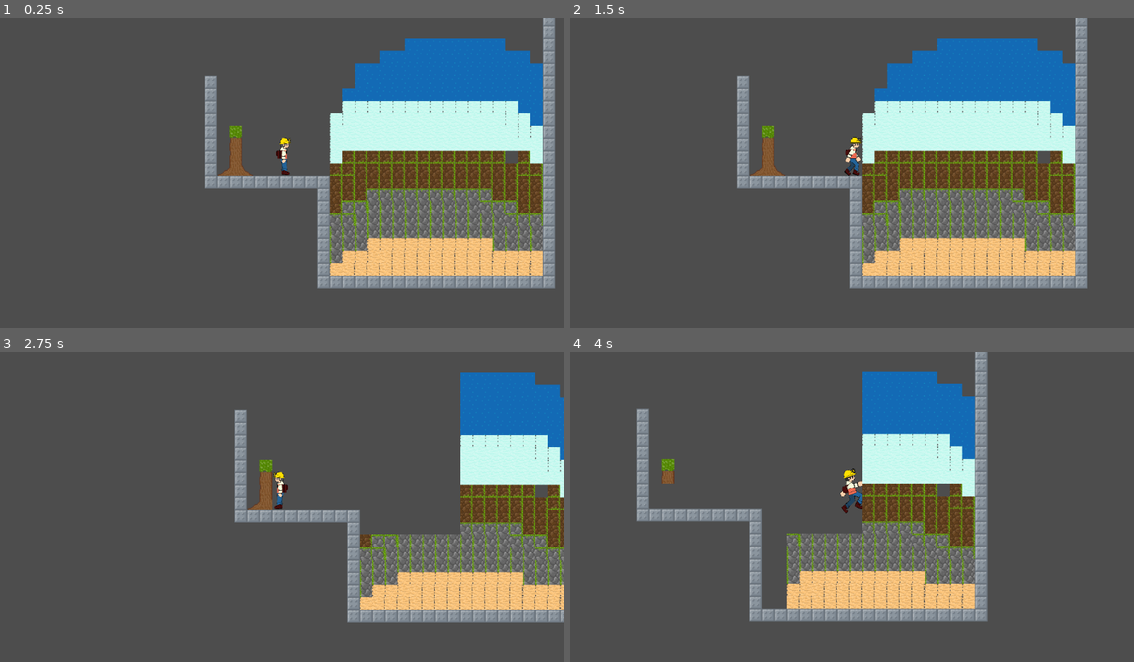
Above: before the commit, frames 1-4 (two rows, left to right).
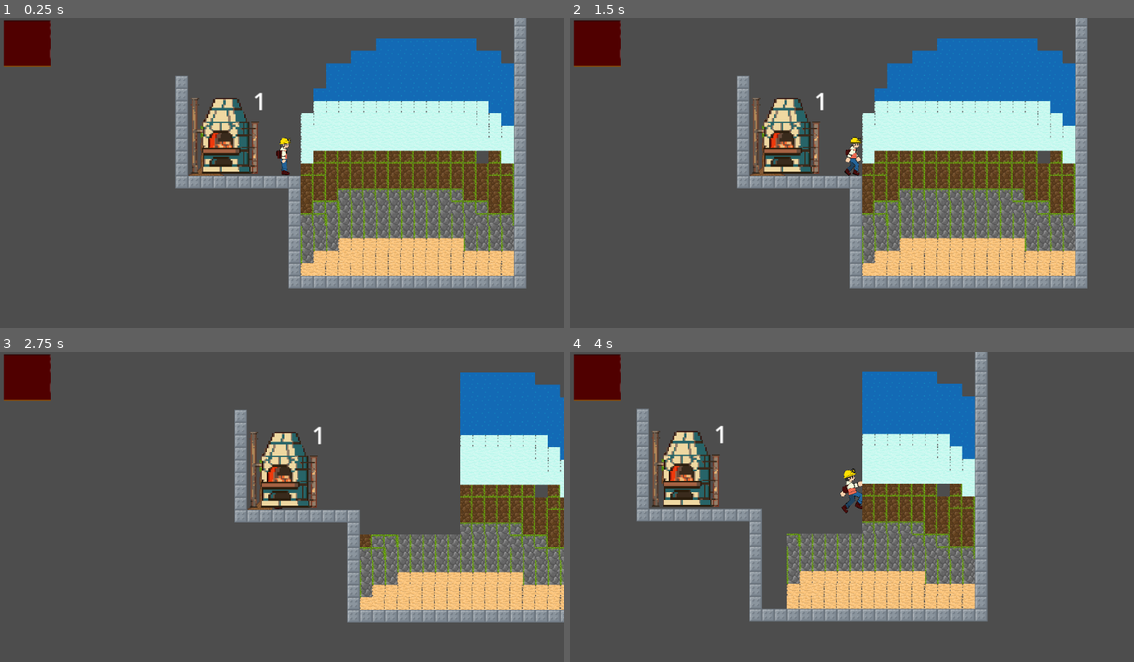
Above: after the commit, the same moments.

Repository: kangurm/Blockbuster
Game: Godot game, scene res://scenes/grid-test.tscn
Same seed, same stepped clock (60 frames per second), same inputs: the game is played once before the commit and once after it.
Inputs (mouse positions are in pixels of both pictures, inside the frame that each line leads up to):
- Up to frame 1 (0.25 s): no input
- Up to frame 2 (1.5 s): tap Enter (ui_accept) at 0.5, 0.77 s; move the mouse to (976, 160) at 0.52 s; hold Right (ui_right) from 0.53 s (still down); click (976, 160) at 0.6 s; move the mouse to (739, 191) at 1.27 s; click (739, 191) at 1.35 s
- Up to frame 3 (2.75 s): tap Enter (ui_accept) at 1.52 s; move the mouse to (338, 441) at 2.02 s; release Right (ui_right) at 2.03 s; hold Left (ui_left) from 2.03 s (still down); click (338, 441) at 2.1 s
- Up to frame 4 (4 s): move the mouse to (823, 572) at 2.77 s; release Left (ui_left) at 2.78 s; hold Right (ui_right) from 2.78 s (still down); click (823, 572) at 2.85 s; tap Enter (ui_accept) at 3.02, 3.77 s; move the mouse to (1021, 556) at 3.52 s; click (1021, 556) at 3.6 s

The runs differ from the first frame. In frame 1, 23% of the frame differs, in the area x 0-99%, y 0-88%; in frame 2, 3.6%; in frame 3, 3.6%; in frame 4, 3.6%.

Commit message:
New refinery

Diff:
--- /dev/null
+++ b/Player/HUD/HUD.tscn
@@ -0,0 +1,41 @@
+[gd_scene load_steps=4 format=3 uid="uid://chqcgd8hvxin2"]
+
+[ext_resource type="Texture2D" uid="uid://u7pniw1ve0nk" path="res://placeholder.png" id="1_fn0lx"]
+
+[sub_resource type="AtlasTexture" id="AtlasTexture_1fdct"]
+resource_name = "TextureAtlas"
+atlas = ExtResource("1_fn0lx")
+region = Rect2(0, 32, 16, 16)
+
+[sub_resource type="AtlasTexture" id="AtlasTexture_epeah"]
+resource_name = "block2"
+atlas = ExtResource("1_fn0lx")
+region = Rect2(0, 16, 16, 16)
+
+[node name="HUD" type="Node2D"]
+
+[node name="CanvasLayer" type="CanvasLayer" parent="."]
+
+[node name="Control" type="Control" parent="CanvasLayer"]
+layout_mode = 3
+anchors_preset = 0
+offset_left = -8.0
+offset_right = -8.0
+
+[node name="HFlowContainer" type="HFlowContainer" parent="CanvasLayer/Control"]
+layout_mode = 0
+offset_left = 18.0
+offset_top = 5.0
+offset_right = 58.0
+offset_bottom = 45.0
+scale = Vector2(1, 0.990817)
+
+[node name="Sprite2D" type="Sprite2D" parent="CanvasLayer/Control/HFlowContainer"]
+position = Vector2(46, 48)
+scale = Vector2(5.96381, 5.96381)
+texture = SubResource("AtlasTexture_1fdct")
+
+[node name="Sprite2D2" type="Sprite2D" parent="CanvasLayer/Control/HFlowContainer"]
+position = Vector2(46, 48)
+scale = Vector2(5.96381, 5.96381)
+texture = SubResource("AtlasTexture_epeah")
--- a/Refinery/Refinery.tscn
+++ b/Refinery/Refinery.tscn
@@ -1,45 +1,56 @@
 [gd_scene load_steps=5 format=3 uid="uid://ba7hrjgje3yyl"]
 
-[ext_resource type="Texture2D" uid="uid://c24vi22me48ls" path="res://Refinery/furnace-off.jpg" id="1_i3usj"]
 [ext_resource type="Script" path="res://Refinery/Refinery.gd" id="1_yj67s"]
+[ext_resource type="Texture2D" uid="uid://vm8lvqo31lkj" path="res://Refinery/cute.png" id="2_7slai"]
 
 [sub_resource type="RectangleShape2D" id="RectangleShape2D_dmqja"]
 size = Vector2(809.524, 857.143)
 
-[sub_resource type="LabelSettings" id="LabelSettings_m064d"]
-font_size = 500
+[sub_resource type="StyleBoxFlat" id="StyleBoxFlat_ts0pl"]
+bg_color = Color(0.937255, 0.227451, 0.0470588, 0.501961)
+border_width_left = 100
+border_width_right = 100
+border_color = Color(0.8, 0.8, 0.8, 0)
+border_blend = true
 
 [node name="Refinery" type="Node2D"]
-scale = Vector2(0.021, 0.021)
 script = ExtResource("1_yj67s")
 
 [node name="StaticBody2D" type="StaticBody2D" parent="."]
 
 [node name="Sprite2D" type="Sprite2D" parent="StaticBody2D"]
-texture = ExtResource("1_i3usj")
+position = Vector2(0, -3)
+scale = Vector2(0.2, 0.2)
+texture = ExtResource("2_7slai")
 
 [node name="CollisionShape2D" type="CollisionShape2D" parent="StaticBody2D"]
 visible = false
 shape = SubResource("RectangleShape2D_dmqja")
 disabled = true
 
-[node name="Label" type="Label" parent="."]
-offset_left = -333.333
-offset_top = -666.667
-offset_right = 333.667
-offset_bottom = -428.667
-label_settings = SubResource("LabelSettings_m064d")
-horizontal_alignment = 1
-
 [node name="OneSecondTimer" type="Timer" parent="."]
 
 [node name="ProgressBar" type="ProgressBar" parent="."]
-offset_left = -1380.95
-offset_top = -857.143
-offset_right = 1334.05
-offset_bottom = -428.143
+offset_left = -42.0
+offset_top = -50.0
+offset_right = 279.0
+offset_bottom = 1851.0
+scale = Vector2(0.0218023, 0.0499609)
+theme_override_font_sizes/font_size = 1000
+theme_override_styles/fill = SubResource("StyleBoxFlat_ts0pl")
 max_value = 60.0
 step = 1.0
+fill_mode = 3
 show_percentage = false
 
+[node name="Label" type="Label" parent="."]
+offset_left = 32.0
+offset_top = -69.0
+offset_right = 57.0
+offset_bottom = -27.0
+theme_override_font_sizes/font_size = 30
+text = "1"
+horizontal_alignment = 1
+vertical_alignment = 1
+
 [connection signal="timeout" from="OneSecondTimer" to="." method="_on_countdown_tick"]
--- a/scenes/grid-test.tscn
+++ b/scenes/grid-test.tscn
@@ -4,15 +4,19 @@
 [ext_resource type="TileSet" uid="uid://bjj2rwg43xy74" path="res://tileset.tres" id="1_njt13"]
 [ext_resource type="PackedScene" uid="uid://ely0qhtbl0et" path="res://scenes/player.tscn" id="2_kc10y"]
 [ext_resource type="Script" path="res://scenes/TileMap.gd" id="2_x7qx0"]
+[ext_resource type="PackedScene" uid="uid://ba7hrjgje3yyl" path="res://Refinery/Refinery.tscn" id="5_me1lq"]
 
 [node name="Node2D" type="Node2D"]
 script = ExtResource("1_e5p4q")
 
 [node name="player" parent="." instance=ExtResource("2_kc10y")]
-position = Vector2(-13, 31)
+position = Vector2(24, 31)
 
 [node name="TileMap" type="TileMap" parent="."]
 tile_set = ExtResource("1_njt13")
 format = 2
 layer_0/tile_data = PackedInt32Array(65529, 589824, 5, 196607, 589824, 5, 524290, 589824, 5, -327687, 589824, 5, -26215 …(6479 unchanged characters)…
 script = ExtResource("2_x7qx0")
+
+[node name="Refinery" parent="." instance=ExtResource("5_me1lq")]
+position = Vector2(-49, -16)
--- a/scenes/player.tscn
+++ b/scenes/player.tscn
@@ -8,6 +8,7 @@
 [ext_resource type="Texture2D" uid="uid://5o54ww34v6uq" path="res://Player/1 jump.png" id="4_5hdac"]
 [ext_resource type="Texture2D" uid="uid://cvt8tyg1ewkbk" path="res://Player/2 move.png" id="4_ib4uu"]
 [ext_resource type="Texture2D" uid="uid://vlemnnrhgvft" path="res://Player/3 move.png" id="5_6o527"]
+[ext_resource type="PackedScene" uid="uid://chqcgd8hvxin2" path="res://Player/HUD/HUD.tscn" id="9_ukv5w"]
 
 [sub_resource type="SpriteFrames" id="SpriteFrames_bcl07"]
 animations = [{
@@ -67,3 +68,6 @@
 
 [node name="Camera2D" type="Camera2D" parent="."]
 zoom = Vector2(1.6, 1.6)
+
+[node name="Hud" parent="." instance=ExtResource("9_ukv5w")]
+position = Vector2(-1, 0)
Binary file added: Refinery/cute.png
Not shown, added: Refinery/cute.png.import
Binary file added: placeholder.png
Not shown, added: placeholder.png.import
Not shown: 1 places in scenes/player.tscn that only renumber resources
Not shown: 1 places in tileset.tres that only renumber resources
